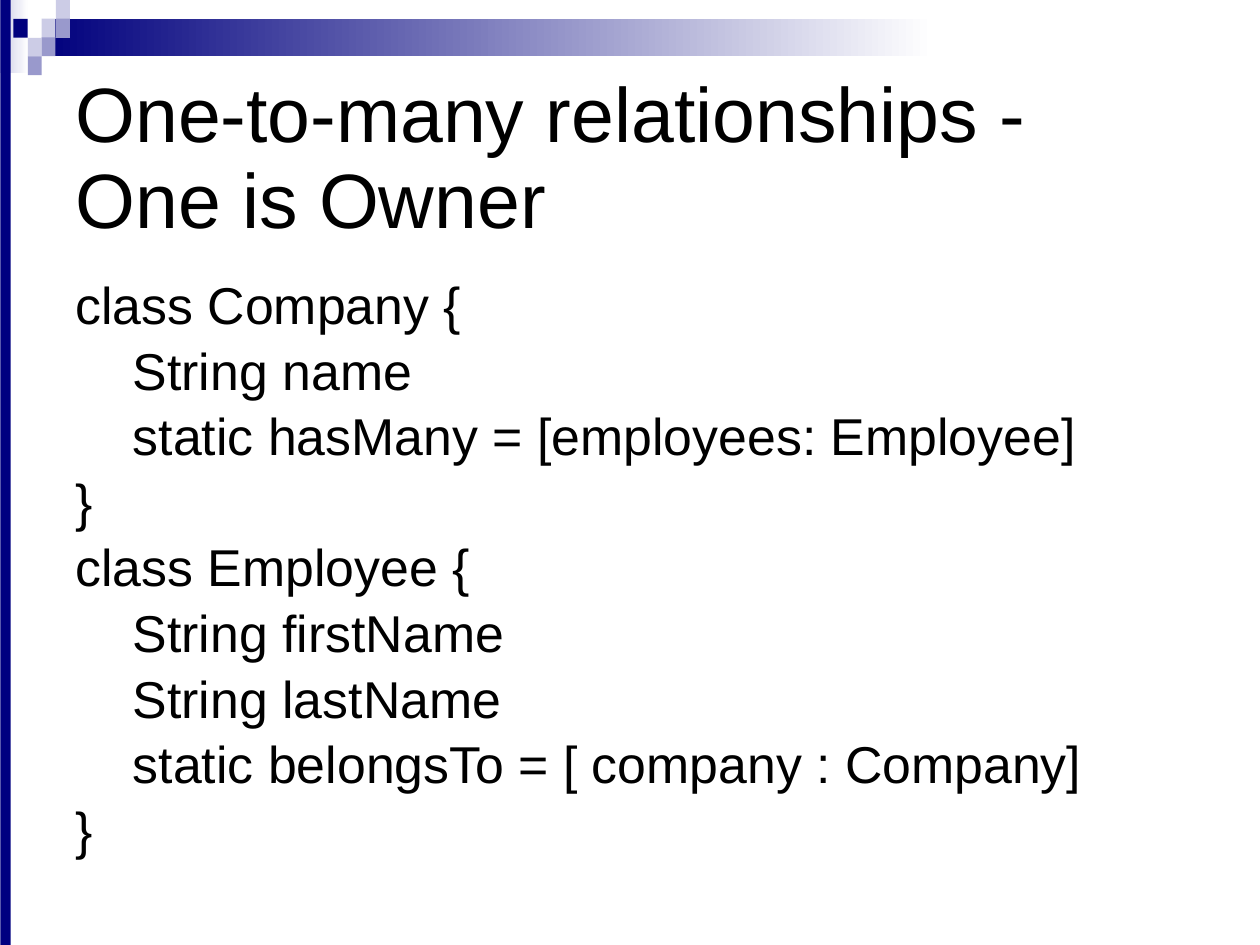
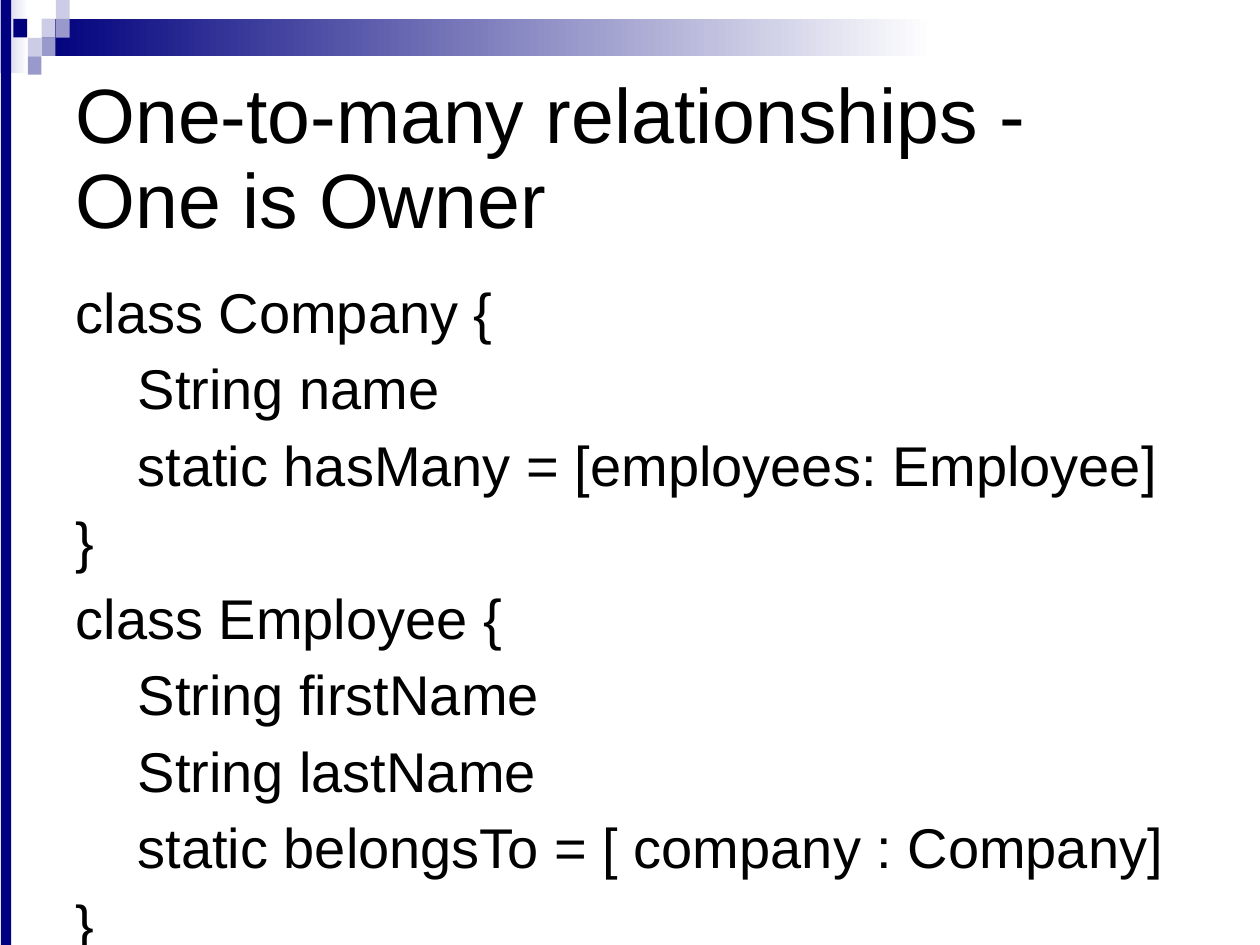
Before and after one commit to meudaypratap/grailsdomain1, a slide deck: slide 18 of Domain_Classses_1.ppt (slide 19 before the commit). Drawn at 1260x945 pixels with LibreOffice and Linux fonts; fonts in the diff are those of the drawing; background and template pictures are left out. Boxes give left, top, right and bottom in pixels: in the first picture for what was removed or moved away, otherwise in the second. Text is boxed around its words. In the diff, an @@ line names an element or a change of style, - is before the commit and + after.

```diff
--- a/Domain_Classses_1.ppt
+++ b/Domain_Classses_1.ppt
@@ text "class Company {" at (76,292,1163,879): size 29.6 to 32 pt; line spacing 0.83 to 0.93 @@
```
Also in this commit, not shown: 9 other slides changed, 1 slide added, 2 slides removed.
